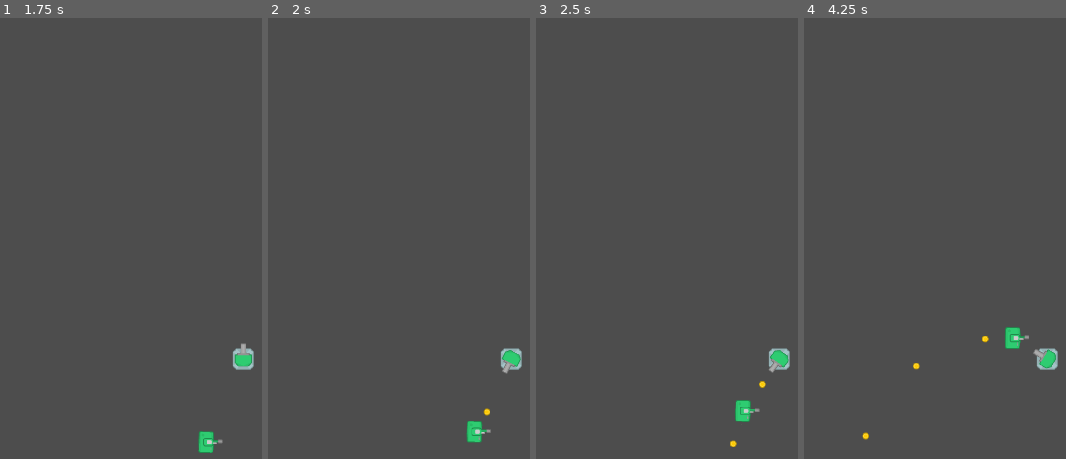
Above: before the commit, frames 1-4 (left to right).
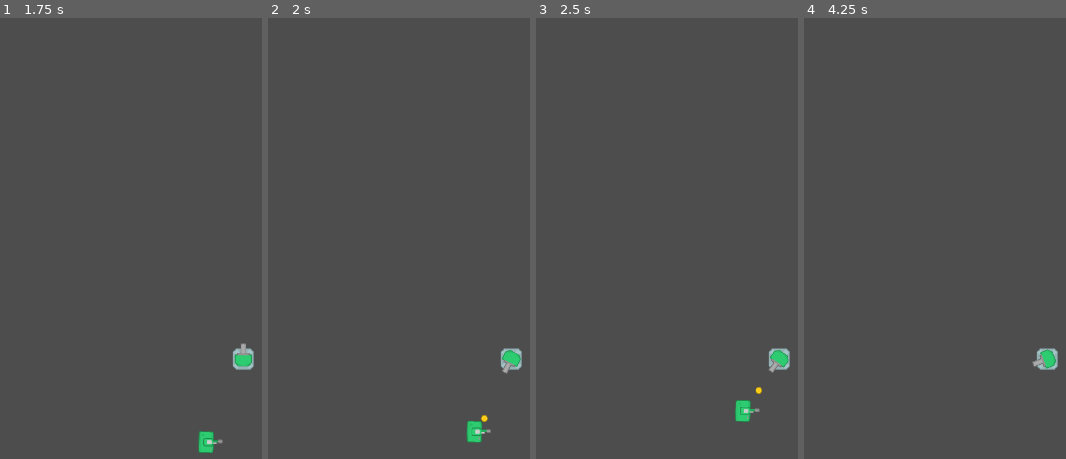
Above: after the commit, the same moments.

Repository: absolve/machine-TD
Game: Godot game, scene res://scene/map.tscn
Two runs of this game, one before a commit and one after it. Both use one fixed random seed, a clock stepped at 60 frames per second and the inputs below. This scene is started directly instead of the project's main scene.
Inputs:
- Up to frame 1 (1.75 s): tap Enter at 1.25 s
- Up to frame 2 (2 s): no input
- Up to frame 3 (2.5 s): no input
- Up to frame 4 (4.25 s): no input

Frame 1 is identical in both runs. In frame 2, less than 0.1% of the frame differs, in the area x 81-85%, y 88-92%; in frame 3, 0.1%; in frame 4, 0.6%, in the area x 22-97%, y 70-96%.

Commit message:
更新功能

Diff:
--- a/machine-td/scene/enemy.tscn
+++ b/machine-td/scene/enemy.tscn
@@ -2,19 +2,17 @@
 
 [ext_resource type="Script" uid="uid://c6naokb8mjbq5" path="res://script/enemy.gd" id="1_h08p8"]
 
-[node name="enemy" type="Node2D"]
+[node name="enemy" type="Area2D"]
+collision_layer = 2
+collision_mask = 4
 script = ExtResource("1_h08p8")
 
 [node name="base" type="AnimatedSprite2D" parent="."]
-
-[node name="body" type="Area2D" parent="."]
-collision_layer = 2
-collision_mask = 4
-
-[node name="shape" type="CollisionShape2D" parent="body"]
 
 [node name="radar" type="Area2D" parent="."]
 
 [node name="shape" type="CollisionShape2D" parent="radar"]
 
 [node name="turret" type="AnimatedSprite2D" parent="."]
+
+[node name="shape" type="CollisionShape2D" parent="."]
--- a/machine-td/scene/miniTank.tscn
+++ b/machine-td/scene/miniTank.tscn
@@ -19,9 +19,6 @@
 "speed": 5.0
 }]
 
-[sub_resource type="RectangleShape2D" id="RectangleShape2D_yg2f7"]
-size = Vector2(40, 20)
-
 [sub_resource type="CircleShape2D" id="CircleShape2D_yg2f7"]
 radius = 100.0
 
@@ -40,21 +37,24 @@
 "speed": 5.0
 }]
 
+[sub_resource type="RectangleShape2D" id="RectangleShape2D_yg2f7"]
+size = Vector2(45, 25)
+
 [node name="enemy" instance=ExtResource("1_6peud")]
 script = ExtResource("2_pd3il")
 
 [node name="base" parent="." index="0"]
 sprite_frames = SubResource("SpriteFrames_bmskb")
 
-[node name="shape" parent="body" index="0"]
-shape = SubResource("RectangleShape2D_yg2f7")
-
-[node name="radar" parent="." index="2"]
+[node name="radar" parent="." index="1"]
 visible = false
 
 [node name="shape" parent="radar" index="0"]
 shape = SubResource("CircleShape2D_yg2f7")
 
-[node name="turret" parent="." index="3"]
+[node name="turret" parent="." index="2"]
 sprite_frames = SubResource("SpriteFrames_pd3il")
 offset = Vector2(10, 0)
+
+[node name="shape" parent="." index="3"]
+shape = SubResource("RectangleShape2D_yg2f7")
--- a/machine-td/script/bullet.gd
+++ b/machine-td/script/bullet.gd
@@ -1,8 +1,9 @@
 extends Area2D
 
 
-var speed=Vector2.ZERO #速度
+var vec=Vector2.ZERO #速度
 var target=null  #目标
 var timer=0
 var lifetime=0 #存活时间
 var angle=0  #角度
+var damage=0 #伤害
--- a/machine-td/script/enemy.gd
+++ b/machine-td/script/enemy.gd
@@ -1,4 +1,4 @@
-extends Node2D
+extends Area2D
 
 var hp=100 #血量
 var speed  #移动速度
@@ -9,3 +9,7 @@
 
 @onready var base=$base
 @onready var turret=$turret
+
+
+func hurt(_num):
+	pass
--- a/machine-td/script/gun_bullet.gd
+++ b/machine-td/script/gun_bullet.gd
@@ -3,11 +3,17 @@
 
 func _ready():
 	lifetime=3
-	speed=Vector2(500,0).rotated(angle)
-
+	vec=Vector2(500,0).rotated(angle)
+	damage=20
 
 func _physics_process(delta):
 	timer+=delta
-	position+=speed*delta
+	position+=vec*delta
 	if timer>lifetime:
 		queue_free()
+	var temp= get_overlapping_areas()
+	if temp:
+		for i in temp:
+			if i.has_method("hurt"):
+				i.hurt(damage)
+		queue_free()
--- a/machine-td/script/mini_tank.gd
+++ b/machine-td/script/mini_tank.gd
@@ -4,6 +4,10 @@
 func _ready():
 	speed=100
 
+func hurt(_num):
+	hp-=_num
+	if hp<0:
+		queue_free()
 
 func _physics_process(delta):
 	if points.size()==0:
